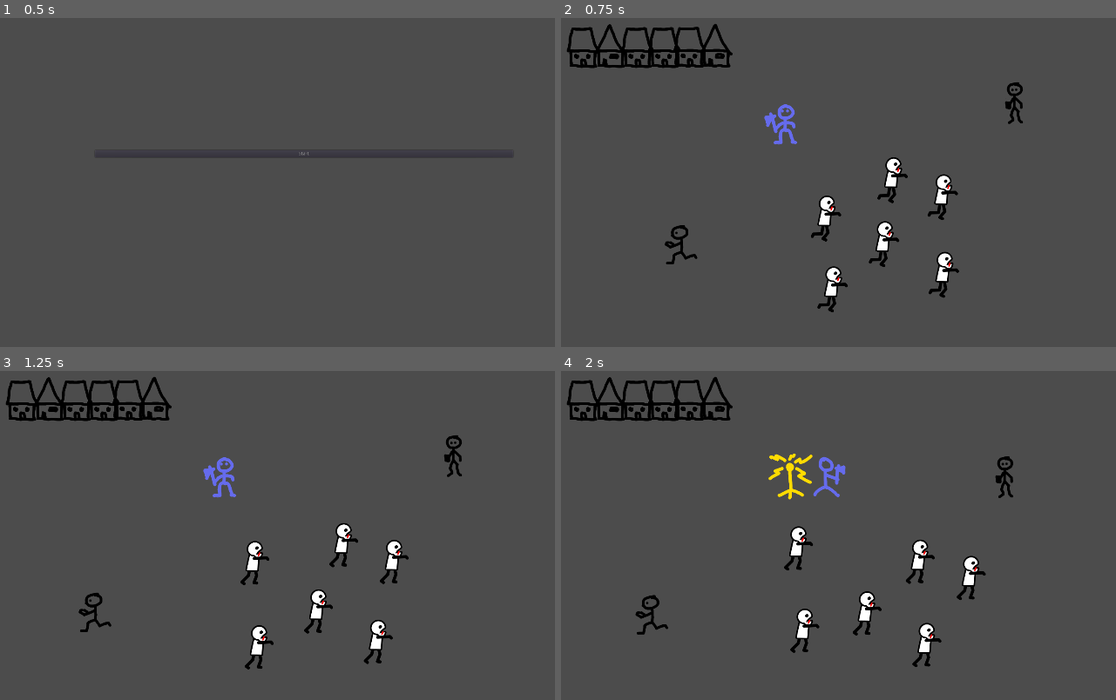
Above: before the commit, frames 1-4 (two rows, left to right).
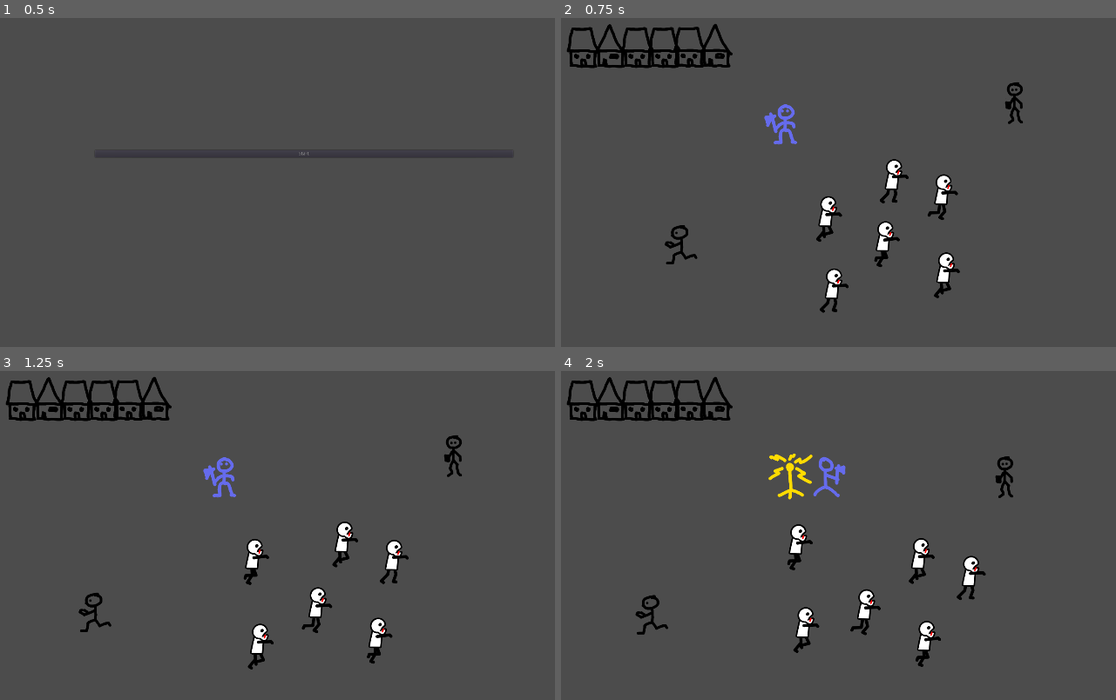
Above: after the commit, the same moments.

Repository: MartiniMoe/zombieswarm
Game: Godot game, scene res://menu/Menu.tscn
Two runs of this game, one before a commit and one after it. Both use one fixed random seed, a clock stepped at 60 frames per second and the inputs below.
Inputs:
- Up to frame 1 (0.5 s): no input
- Up to frame 2 (0.75 s): click "Start" at 0.5 s
- Up to frame 3 (1.25 s): no input
- Up to frame 4 (2 s): hold Right (walk_right) from 1.28 s (still down); tap Space (place_repeller) at 1.35 s

Frame 1 is identical in both runs. In frame 2, 1.0% of the frame differs, in the area x 45-72%, y 42-90%; in frame 3, 1.1%; in frame 4, 1.1%, in the area x 40-69%, y 46-90%.

Commit message:
make zombie animation start at random frame

Diff:
--- a/godot_project/level01/Level01.tscn
+++ b/godot_project/level01/Level01.tscn
@@ -16,7 +16,7 @@
 custom_solver_bias = 0.0
 extents = Vector2( 20, 540 )
 
-[node name="Level01" type="YSort" index="0"]
+[node name="Level01" type="YSort"]
 
 sort_enabled = true
 
--- a/godot_project/zombies/Zombie.gd
+++ b/godot_project/zombies/Zombie.gd
@@ -16,6 +16,8 @@
 
 func _ready():
 	area = get_node("Neighbourarea")
+	$AnimatedSprite.set_frame(randi()%$AnimatedSprite.get_sprite_frames().get_frame_count("walk_right"))
+	$AnimatedSprite.play()
 
 
 func _physics_process(delta):
--- a/godot_project/zombies/Zombie.tscn
+++ b/godot_project/zombies/Zombie.tscn
@@ -22,11 +22,11 @@
 animations = [ {
 "frames": [ ExtResource( 2 ), ExtResource( 3 ), ExtResource( 4 ), ExtResource( 5 ) ],
 "loop": true,
-"name": "default",
+"name": "walk_right",
 "speed": 5.0
 } ]
 
-[node name="Zombie" type="KinematicBody2D" groups=[
+[node name="Zombie" type="KinematicBody2D" index="0" groups=[
 "zombie",
 ]]
 
@@ -59,6 +59,4 @@
 [node name="AnimatedSprite" type="AnimatedSprite" parent="." index="2"]
 
 frames = SubResource( 3 )
-animation = "default"
-frame = 1
-playing = true
+animation = "walk_right"
